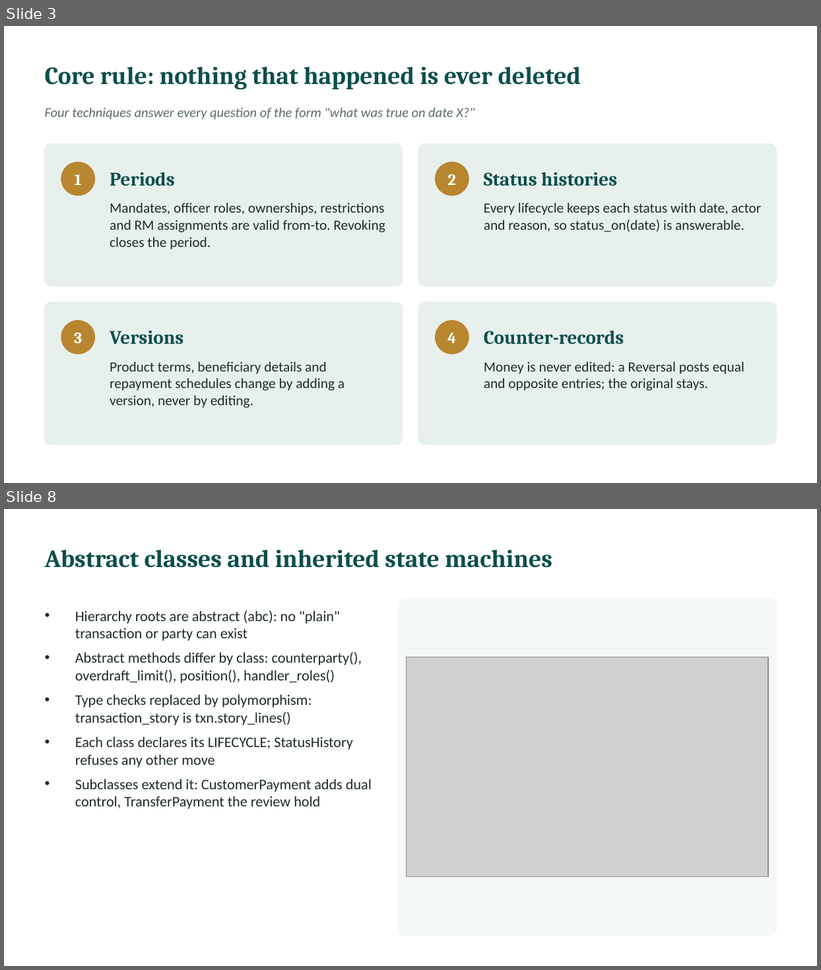
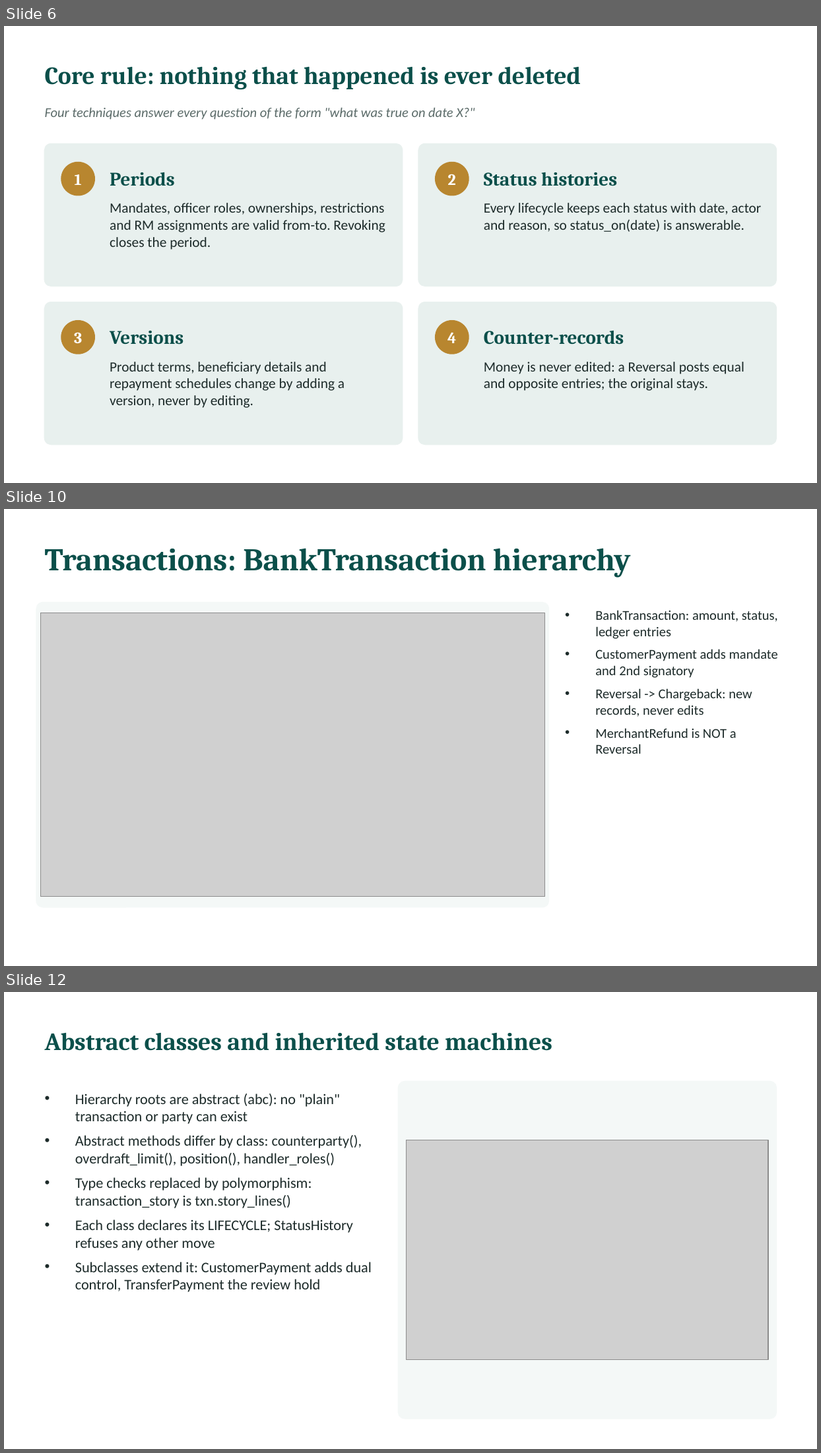
Before and after one commit to l255668-hash/commercial-banking, a slide deck: docs/Viva_Presentation.pptx. Shown one above the other, each under a label of ours: slides 3 and 8 before the commit, slides 6, 10 and 12 after it; the slides between them are not shown. The pictures are 821x970 and 821x1453 pixels, drawn with LibreOffice and Linux fonts; fonts in the diff are those of the drawing; grey boxes stand for pictures. Boxes give left, top, right and bottom in pixels: in the first picture for what was removed or moved away, otherwise in the second. Text is boxed around its words. In the diff, an @@ line names an element or a change of style, - is before the commit and + after.

```diff
--- a/docs/Viva_Presentation.pptx
+++ b/docs/Viva_Presentation.pptx
@@ slide 10 added at box(4, 509, 817, 966), background #FFFFFF @@
@@ text added at box(45, 548, 631, 577), 28 pt, text #0B4F4A, bold @@
+Transactions: BankTransaction hierarchy
@@ rounded rectangle added at box(36, 603, 548, 908), fill #F4F8F7, outline #F4F8F7 1 pt @@
@@ picture added at box(40, 613, 545, 897) @@
@@ text added at box(595, 610, 778, 754), 12 pt, text #1D2B2A @@
+• BankTransaction: amount, status, ledger entries
+• CustomerPayment adds mandate and 2nd signatory
+• Reversal -> Chargeback: new records, never edits
+• MerchantRefund is NOT a Reversal
@@ what was slide 3 is now slide 6 @@
@@ what was slide 8 is now slide 12 @@
```
Also in this commit, not shown: 3 slides changed, 7 other slides added, 3 slides removed, 6 other files.
